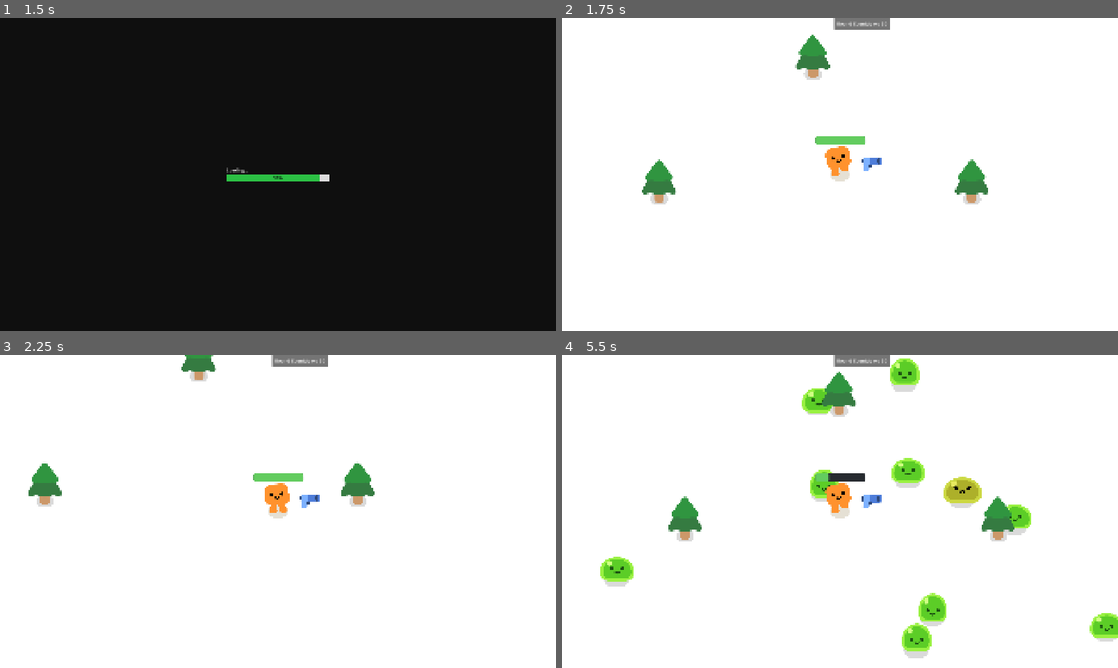
Above: before the commit, frames 1-4 (two rows, left to right).
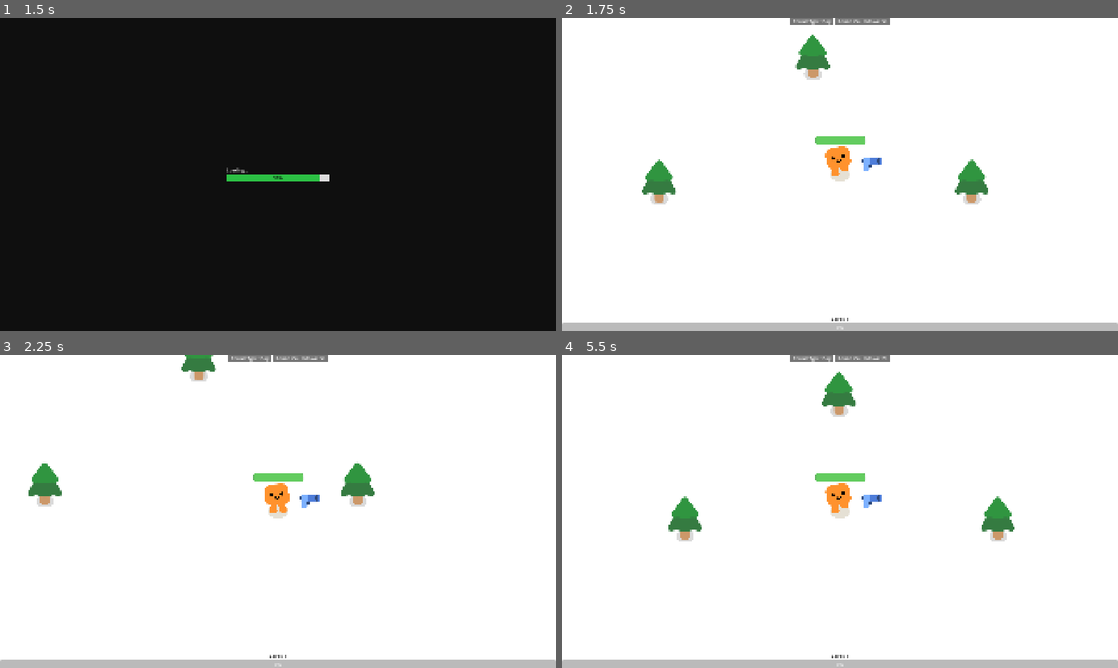
Above: after the commit, the same moments.

Repository: Gharantes/Projeto-desenvolvimento-jogo
Game: Godot game, scene res://game/main_menu/main_menu.tscn
Same seed, same stepped clock (60 frames per second), same inputs: the game is played once before the commit and once after it.
Inputs:
- Up to frame 1 (1.5 s): click "New Game" at 0.5 s; hold D (move_right) from 1.28 s (still down)
- Up to frame 2 (1.75 s): keep holding D (move_right)
- Up to frame 3 (2.25 s): release D (move_right) at 2.03 s; hold S (move_down) from 2.03 s (still down)
- Up to frame 4 (5.5 s): release S (move_down) at 2.78 s; hold D (move_right) 2.78-3.53 s; hold W (move_up) 3.53-4.28 s; hold A (move_left) from 4.28 s (still down)

Frame 1 is identical in both runs. In frame 2, 3.1% of the frame differs, in the area x 0-100%, y 0-100%; in frame 3, 3.1%; in frame 4, 7.5%.

Commit message:
Audio,  Levels

Diff:
--- a/characters/slime/mob.gd
+++ b/characters/slime/mob.gd
@@ -3,6 +3,7 @@
 var health = 3
 
 @onready var player = get_node("/root/Game/Player")
+signal was_killed_by_player()
 
 func _ready() -> void:
 	%Slime.play_walk()
@@ -14,10 +15,16 @@
 
 func take_damage():
 	health -= 1
-	%Slime.play_hurt()
-	if health == 0:
-		queue_free()
-		const SMOKE_SCENE = preload("res://assets/smoke_explosion/smoke_explosion.tscn")
-		var smoke = SMOKE_SCENE.instantiate()
-		get_parent().add_child(smoke)
-		smoke.global_position = global_position
+	if %Slime: %Slime.play_hurt()
+	if health == 0: killed_by_player()
+
+func killed_by_player():
+	was_killed_by_player.emit()
+	die()
+
+func die():
+	queue_free()
+	const SMOKE_SCENE = preload("res://assets/smoke_explosion/smoke_explosion.tscn")
+	var smoke = SMOKE_SCENE.instantiate()
+	get_parent().add_child(smoke)
+	smoke.global_position = global_position
--- a/characters/slime/mob.tscn
+++ b/characters/slime/mob.tscn
@@ -6,7 +6,7 @@
 [sub_resource type="CircleShape2D" id="CircleShape2D_ftysp"]
 radius = 53.235325
 
-[node name="Mob" type="CharacterBody2D" unique_id=2043735864]
+[node name="Mob" type="CharacterBody2D" unique_id=2043735864 groups=["mobs"]]
 collision_layer = 2
 collision_mask = 3
 script = ExtResource("1_ftysp")
--- a/default_bus_layout.tres
+++ b/default_bus_layout.tres
@@ -1,3 +1,9 @@
 [gd_resource type="AudioBusLayout" format=3 uid="uid://c0r1synmqj70v"]
 
 [resource]
+bus/1/name = &"Audio"
+bus/1/solo = false
+bus/1/mute = false
+bus/1/bypass_fx = false
+bus/1/volume_db = 0.0
+bus/1/send = &"Master"
--- a/game/game.gd
+++ b/game/game.gd
@@ -1,19 +1,33 @@
 extends Node2D
 
+@onready var round_countdown: Control = $CanvasLayer/RoundCountdown
+var do_spawn_mobs = true
 
-const MAX_MOBS = 25
-var current_mobs = 0
+func _ready() -> void:
+	round_countdown.day_started.connect(_on_day_started)
+	round_countdown.night_started.connect(_on_night_started)
+	_on_day_started()
+
+func _on_day_started():
+	do_spawn_mobs = false
+	get_tree().call_group("mobs", "die")
+
+func _on_night_started():
+	do_spawn_mobs = true
 
 func spawn_mob():
+	if do_spawn_mobs == false: return
 	var new_mob = preload("res://characters/slime/mob.tscn").instantiate()
 	%PathFollow2D.progress_ratio = randf()
 	new_mob.global_position = %PathFollow2D.global_position
 	add_child(new_mob)
+	new_mob.was_killed_by_player.connect(_mob_killed)
 
 func _on_timer_timeout() -> void:
-	if current_mobs < MAX_MOBS:
-		spawn_mob()
-		current_mobs += 1
+	spawn_mob()
 
 func _on_player_health_depleted() -> void:
 	%GameOverScreen.activate()
+
+func _mob_killed() -> void:
+	%ExperienceBar.add_experience(1)
--- a/game/game.tscn
+++ b/game/game.tscn
@@ -7,6 +7,7 @@
 [ext_resource type="PackedScene" uid="uid://cxguhtibeeqqi" path="res://game/game_over_screen/game_over_screen.tscn" id="3_dxrkv"]
 [ext_resource type="PackedScene" uid="uid://cqughp7ro5w3" path="res://game/settings_menu/settings_menu.tscn" id="4_dakft"]
 [ext_resource type="PackedScene" uid="uid://gvejiimw4qd0" path="res://game/ui/round_countdown/round_countdown.tscn" id="5_u5opy"]
+[ext_resource type="PackedScene" uid="uid://bqqbpj2bk8p47" path="res://game/ui/experience_bar/experience_bar.tscn" id="6_y36n6"]
 
 [sub_resource type="Curve2D" id="Curve2D_dxrkv"]
 _data = {
@@ -33,6 +34,9 @@
 visible = false
 
 [node name="RoundCountdown" parent="CanvasLayer" unique_id=523677653 instance=ExtResource("5_u5opy")]
+
+[node name="ExperienceBar" parent="CanvasLayer" unique_id=1680007669 instance=ExtResource("6_y36n6")]
+unique_name_in_owner = true
 
 [node name="GameBg" type="CanvasLayer" parent="." unique_id=489855572]
 layer = -1
--- a/game/settings_menu/settings_menu.gd
+++ b/game/settings_menu/settings_menu.gd
@@ -1,8 +1,11 @@
 extends Control
+
+@onready var audio_slider: HSlider = %AudioSlider
 
 var IS_ACTIVE = false
 
 func _ready() -> void:
+	load_settings()  # load as soon as settings scene opens
 	process_mode = Node.PROCESS_MODE_ALWAYS
 	$Panel.process_mode = Node.PROCESS_MODE_ALWAYS
 
@@ -17,3 +20,26 @@
 	print("Teste")
 	IS_ACTIVE = false
 	visible = false
+
+func _on_audio_slider_value_changed(value: float) -> void:
+	# value expected 0.0 to 1.0
+	var db = linear_to_db(value)
+	AudioServer.set_bus_volume_db(AudioServer.get_bus_index("Audio"), db)
+
+func save_settings() -> void:
+	var config = ConfigFile.new()
+	config.set_value("audio", "volume", audio_slider.value)
+	config.save("user://settings.cfg")
+
+func load_settings() -> void:
+	var config = ConfigFile.new()
+	# Default to 1.0 whether or not the file exists
+	var vol = 1.0
+	if config.load("user://settings.cfg") == OK:
+		vol = config.get_value("audio", "volume", 1.0)
+
+	audio_slider.value = vol  # always set the slider
+	AudioServer.set_bus_volume_db(
+		AudioServer.get_bus_index("Audio"),
+		linear_to_db(vol)
+	)
--- a/game/settings_menu/settings_menu.tscn
+++ b/game/settings_menu/settings_menu.tscn
@@ -59,14 +59,16 @@
 theme_override_constants/margin_right = 10
 theme_override_constants/margin_bottom = 10
 
-[node name="VBoxContainer" type="VBoxContainer" parent="Panel/VBoxContainer2/VBoxContainer/MarginContainer" unique_id=1910471016]
+[node name="Audio Container" type="VBoxContainer" parent="Panel/VBoxContainer2/VBoxContainer/MarginContainer" unique_id=1910471016]
 layout_mode = 2
 
-[node name="Label" type="Label" parent="Panel/VBoxContainer2/VBoxContainer/MarginContainer/VBoxContainer" unique_id=127812917]
+[node name="Label" type="Label" parent="Panel/VBoxContainer2/VBoxContainer/MarginContainer/Audio Container" unique_id=127812917]
 layout_mode = 2
 text = "Audio"
 
-[node name="HSlider" type="HSlider" parent="Panel/VBoxContainer2/VBoxContainer/MarginContainer/VBoxContainer" unique_id=966671928]
+[node name="AudioSlider" type="HSlider" parent="Panel/VBoxContainer2/VBoxContainer/MarginContainer/Audio Container" unique_id=966671928]
+unique_name_in_owner = true
 layout_mode = 2
 
 [connection signal="pressed" from="Panel/VBoxContainer2/VBoxContainer/HBoxContainer/Close Button" to="." method="_on_close_button_pressed"]
+[connection signal="value_changed" from="Panel/VBoxContainer2/VBoxContainer/MarginContainer/Audio Container/AudioSlider" to="." method="_on_audio_slider_value_changed"]
--- /dev/null
+++ b/game/ui/experience_bar/experience_bar.gd
@@ -0,0 +1,19 @@
+extends Control
+
+var level = 1
+var needed_experience = 10
+var current_experience = 0
+
+var progress_bar_value = 0
+
+func _calc_progress_bar_value():
+	progress_bar_value = (float(current_experience) / float(needed_experience)) * 100
+	%ExperienceBar.value = progress_bar_value
+
+func add_experience(value: int) -> void:
+	current_experience += value
+	if current_experience >= needed_experience:
+		level += 1
+		current_experience -= needed_experience
+	_calc_progress_bar_value()
+	%LevelLabel.text = "Level: " + str(level)
--- /dev/null
+++ b/game/ui/experience_bar/experience_bar.tscn
@@ -0,0 +1,39 @@
+[gd_scene format=3 uid="uid://bqqbpj2bk8p47"]
+
+[ext_resource type="Script" uid="uid://den2avocuyk5d" path="res://game/ui/experience_bar/experience_bar.gd" id="1_axdan"]
+
+[sub_resource type="StyleBoxFlat" id="StyleBoxFlat_axdan"]
+bg_color = Color(0.19495642, 0.52506256, 0.26058722, 1)
+
+[node name="ExperienceBar" type="Control" unique_id=1680007669]
+layout_mode = 3
+anchors_preset = 12
+anchor_top = 1.0
+anchor_right = 1.0
+anchor_bottom = 1.0
+grow_horizontal = 2
+grow_vertical = 0
+script = ExtResource("1_axdan")
+
+[node name="VBoxContainer" type="VBoxContainer" parent="." unique_id=465823016]
+layout_mode = 1
+anchors_preset = 12
+anchor_top = 1.0
+anchor_right = 1.0
+anchor_bottom = 1.0
+offset_top = -54.0
+grow_horizontal = 2
+grow_vertical = 0
+
+[node name="LevelLabel" type="Label" parent="VBoxContainer" unique_id=1136432114]
+unique_name_in_owner = true
+layout_mode = 2
+size_flags_horizontal = 4
+theme_override_colors/font_color = Color(0, 0, 0, 1)
+text = "Level: 1"
+
+[node name="ExperienceBar" type="ProgressBar" parent="VBoxContainer" unique_id=1691583173]
+unique_name_in_owner = true
+layout_mode = 2
+size_flags_vertical = 8
+theme_override_styles/fill = SubResource("StyleBoxFlat_axdan")
--- /dev/null
+++ b/game/ui/round_countdown/round_countdown.gd
@@ -0,0 +1,38 @@
+extends Control
+const ROUND_TIME = 5
+
+var round_type = "Day"
+var timer_value = ROUND_TIME
+
+signal day_started()
+signal night_started()
+
+func _ready() -> void:
+	_start_day()
+
+func _on_timer_timeout() -> void:
+	timer_value -= 1
+	if timer_value == 0:
+		toggle_round_type()
+		return
+	_update_labels()
+
+func toggle_round_type() -> void:
+	if round_type == "Day": _start_night()
+	else: _start_day()
+
+func _start_night():
+	round_type = "Night"
+	night_started.emit()
+	timer_value = ROUND_TIME
+	_update_labels()
+
+func _start_day():
+	round_type = "Day"
+	day_started.emit()
+	timer_value = ROUND_TIME
+	_update_labels()
+
+func _update_labels():
+	%RoundTypeLabel.text = "Round Type: " + round_type
+	%CountdownLabel.text = "Round Countdown: " + str(timer_value) + "s"
--- a/game/ui/round_countdown/round_countdown.tscn
+++ b/game/ui/round_countdown/round_countdown.tscn
@@ -1,25 +1,49 @@
 [gd_scene format=3 uid="uid://gvejiimw4qd0"]
+
+[ext_resource type="Script" uid="uid://s1bayun83cjs" path="res://game/ui/round_countdown/round_countdown.gd" id="1_pndao"]
 
 [node name="RoundCountdown" type="Control" unique_id=523677653]
 layout_mode = 3
 anchors_preset = 5
 anchor_left = 0.5
 anchor_right = 0.5
-offset_left = -20.0
-offset_right = 20.0
-offset_bottom = 40.0
+grow_horizontal = 2
+script = ExtResource("1_pndao")
+
+[node name="HBoxContainer" type="HBoxContainer" parent="." unique_id=1654031028]
+layout_mode = 1
+anchors_preset = 10
+anchor_right = 1.0
+offset_bottom = 23.0
 grow_horizontal = 2
 
-[node name="PanelContainer" type="PanelContainer" parent="." unique_id=1812794336]
-layout_mode = 0
-offset_right = 40.0
-offset_bottom = 40.0
+[node name="PanelContainer2" type="PanelContainer" parent="HBoxContainer" unique_id=304599568]
+layout_mode = 2
 
-[node name="MarginContainer" type="MarginContainer" parent="PanelContainer" unique_id=1762692803]
+[node name="MarginContainer" type="MarginContainer" parent="HBoxContainer/PanelContainer2" unique_id=71195604]
 layout_mode = 2
 theme_override_constants/margin_left = 10
 theme_override_constants/margin_right = 10
 
-[node name="Label" type="Label" parent="PanelContainer/MarginContainer" unique_id=598237797]
+[node name="RoundTypeLabel" type="Label" parent="HBoxContainer/PanelContainer2/MarginContainer" unique_id=21509012]
+unique_name_in_owner = true
 layout_mode = 2
-text = "Round Countdown: 30"
+text = "Round Type: Day"
+
+[node name="PanelContainer" type="PanelContainer" parent="HBoxContainer" unique_id=1812794336]
+layout_mode = 2
+
+[node name="MarginContainer" type="MarginContainer" parent="HBoxContainer/PanelContainer" unique_id=1762692803]
+layout_mode = 2
+theme_override_constants/margin_left = 10
+theme_override_constants/margin_right = 10
+
+[node name="CountdownLabel" type="Label" parent="HBoxContainer/PanelContainer/MarginContainer" unique_id=598237797]
+unique_name_in_owner = true
+layout_mode = 2
+text = "Round Countdown: 10s"
+
+[node name="Timer" type="Timer" parent="." unique_id=1393679926]
+autostart = true
+
+[connection signal="timeout" from="Timer" to="." method="_on_timer_timeout"]
--- /dev/null
+++ b/global.gd
@@ -0,0 +1,10 @@
+extends Node
+
+func _ready() -> void:
+	var config = ConfigFile.new()
+	if config.load("user://settings.cfg") == OK:
+		var vol = config.get_value("audio", "mobs_volume", 1.0)
+		AudioServer.set_bus_volume_db(
+			AudioServer.get_bus_index("Mobs"),
+			linear_to_db(vol)
+		)
--- a/pistol/gun.tscn
+++ b/pistol/gun.tscn
@@ -31,5 +31,6 @@
 
 [node name="sfx_attack" type="AudioStreamPlayer2D" parent="." unique_id=1292240246]
 stream = ExtResource("3_donny")
+bus = &"Audio"
 
 [connection signal="timeout" from="Timer" to="." method="_on_timer_timeout"]
--- a/project.godot
+++ b/project.godot
@@ -79,6 +79,14 @@
 config/features=PackedStringArray("4.6", "Forward Plus")
 config/icon="res://icon.png"
 
+[audio]
+
+buses/default_bus_layout="uid://c0r1synmqj70v"
+
+[autoload]
+
+global="*uid://dtrclctsnflsb"
+
 [display]
 
 window/size/viewport_width=1920
@@ -93,6 +101,10 @@
 [editor_plugins]
 
 enabled=PackedStringArray("res://addons/colorpicker_presets/plugin.cfg")
+
+[global_group]
+
+mobs=""
 
 [input]
 
Not shown, added: game/ui/experience_bar/experience_bar.gd.uid
Not shown, added: game/ui/round_countdown/round_countdown.gd.uid
Not shown, added: global.gd.uid
